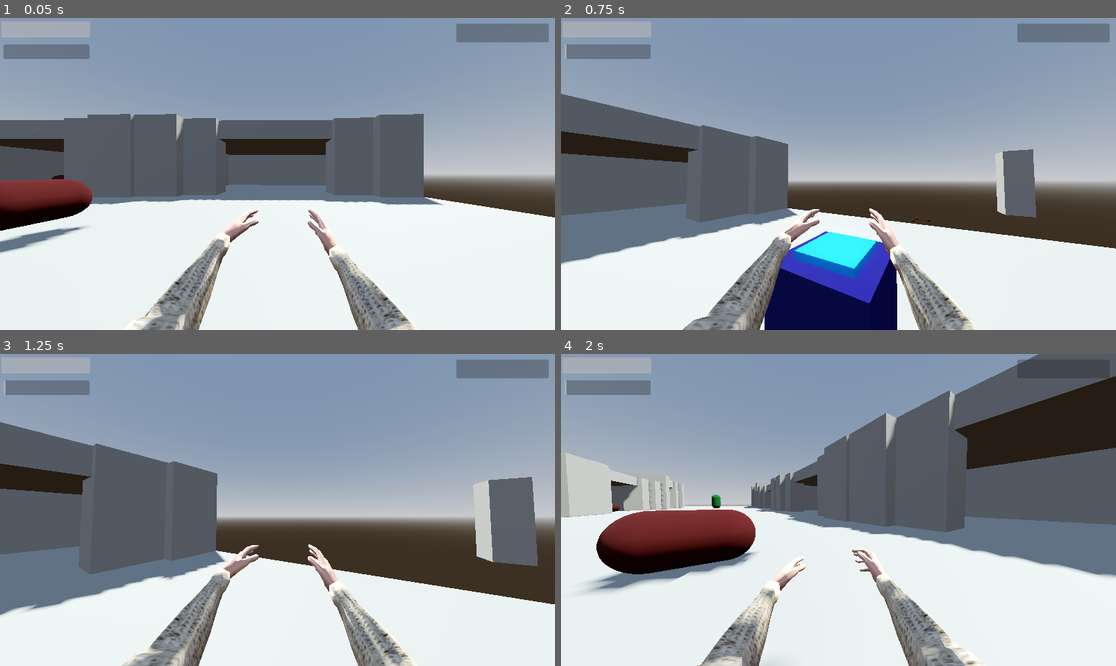
Above: before the commit, frames 1-4 (two rows, left to right).
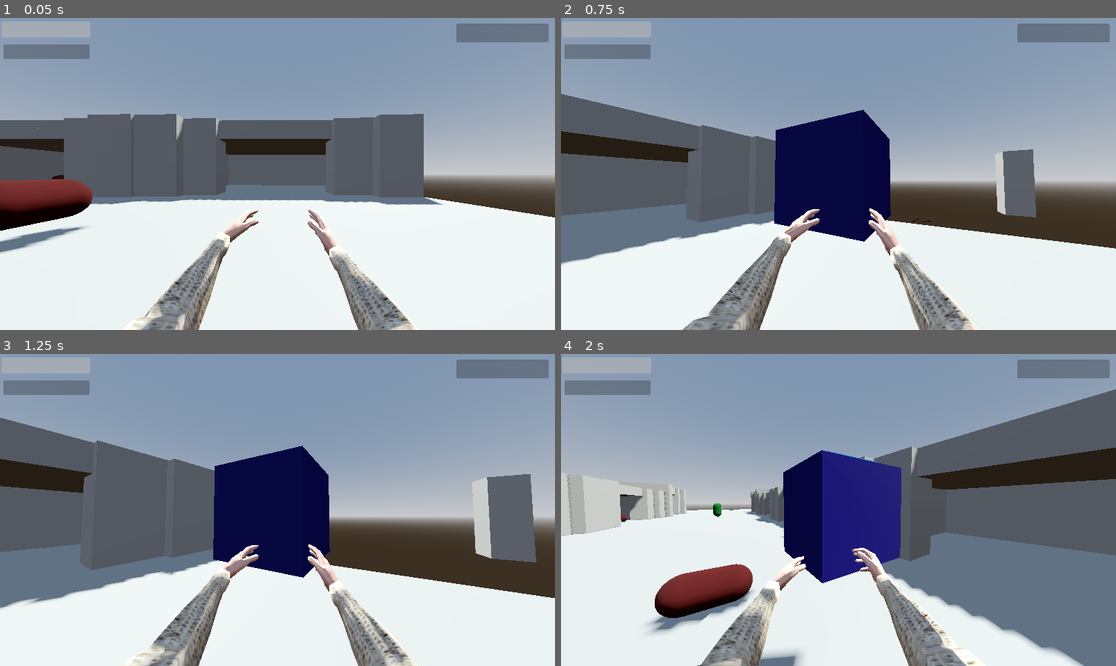
Above: after the commit, the same moments.

Repository: lungcollapser/record
Game: Godot game, scene res://scenes/world.tscn
Two runs of this game, one before a commit and one after it. Both use one fixed random seed, a clock stepped at 60 frames per second and the inputs below.
Inputs (mouse positions are in pixels of both pictures, inside the frame that each line leads up to):
- Up to frame 1 (0.05 s): no input
- Up to frame 2 (0.75 s): tap Enter (ui_accept) at 0.5 s; move the mouse to (866, 174) at 0.52 s; hold W (forward) from 0.53 s (still down); tap T (dropreceptacle) at 0.6 s
- Up to frame 3 (1.25 s): keep holding W (forward); tap Enter (ui_accept) at 0.77 s
- Up to frame 4 (2 s): keep holding W (forward); move the mouse to (810, 510) at 1.27 s; click (810, 510) at 1.35 s; tap Enter (ui_accept) at 1.52 s; tap T (dropreceptacle) at 1.55 s

Frame 1 is identical in both runs. In frame 2, 13% of the frame differs, in the area x 0-66%, y 8-100%; in frame 3, 11%; in frame 4, 46%, in the area x 0-100%, y 0-100%.

Commit message:
max contacts??

Diff:
--- a/scenes/human_receptacle.tscn
+++ b/scenes/human_receptacle.tscn
@@ -20,7 +20,6 @@
 [sub_resource type="BoxShape3D" id="BoxShape3D_evmdg"]
 
 [node name="HumanReceptacle" type="RigidBody3D" groups=["stow"]]
-disable_mode = 1
 mass = 18.079
 physics_material_override = SubResource("PhysicsMaterial_k8dcf")
 contact_monitor = true
--- a/scenes/world.tscn
+++ b/scenes/world.tscn
@@ -52,6 +52,7 @@
 [node name="CSGCombiner3D" type="CSGCombiner3D" parent="NavigationRegion3D" groups=["wall"]]
 transform = Transform3D(1.06639, 0, 0, 0, 1, 0, 0, 0, 1.0298, 0, 0, 0)
 use_collision = true
+collision_priority = 100.0
 
 [node name="CSGBox3D" type="CSGBox3D" parent="NavigationRegion3D/CSGCombiner3D"]
 transform = Transform3D(0.937744, 0, 0, 0, 1, 0, 0, 0, 0.971064, -51.1694, 80.8705, 0)
--- a/scripts/human_receptacle.gd
+++ b/scripts/human_receptacle.gd
@@ -20,6 +20,8 @@
 func _physics_process(_delta: float):
 	wall_kill_floor()
 	drop_receptacle()
+
+
 
 	if receptacle_amount == true:
 		Events.emit_signal("call_receptacle_speed")
@@ -52,8 +54,7 @@
 	linear_velocity = Vector3.ZERO
 
 func wall_kill_floor():
-	var wall_collider = player_pick_up.get_collider()
-	if wall_collider != null and wall_collider.is_in_group("wall") and Input.is_action_just_pressed("dropreceptacle"):
+	if human_receptacle.max_contacts_reported >= 3:
+		print(human_receptacle.get_contact_count())
 		print("herro")
-		collision.disabled = true
 		Events.emit_signal("call_kill_floor_receptacle")
--- a/scripts/playerbody.gd
+++ b/scripts/playerbody.gd
@@ -60,6 +60,7 @@
 
 
 func _physics_process(delta: float):
+
 
 	if picked_up_object != null:
 		picked_up_object.lock_rotation = true
